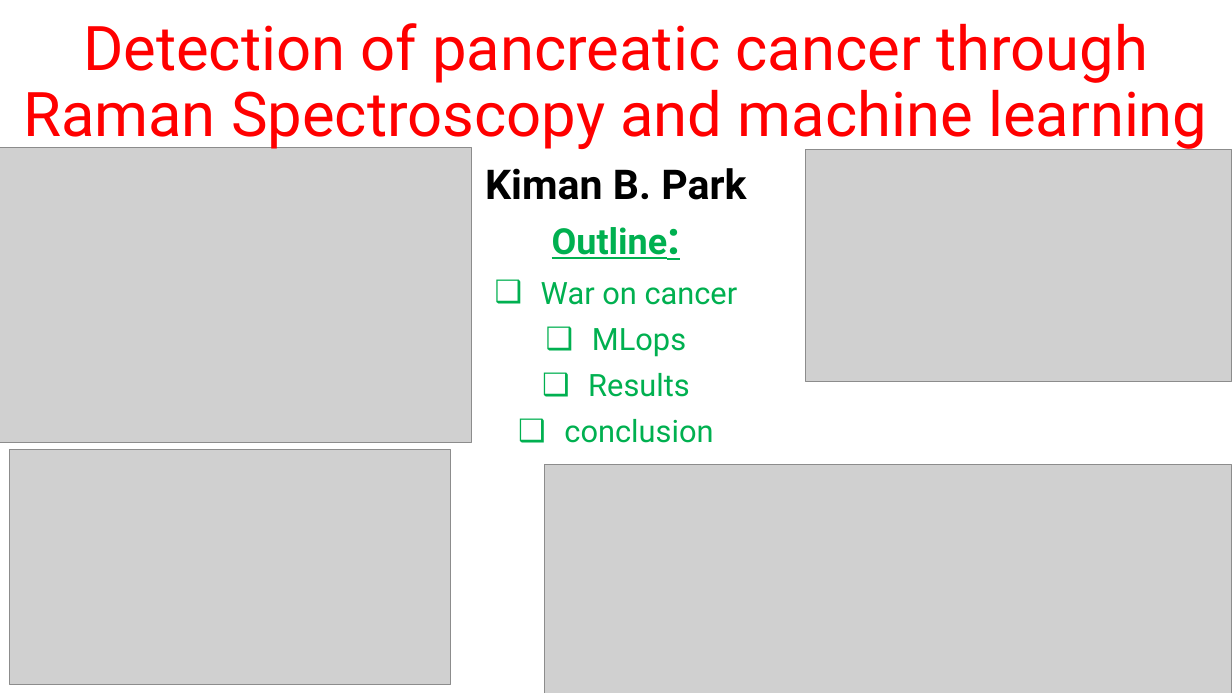
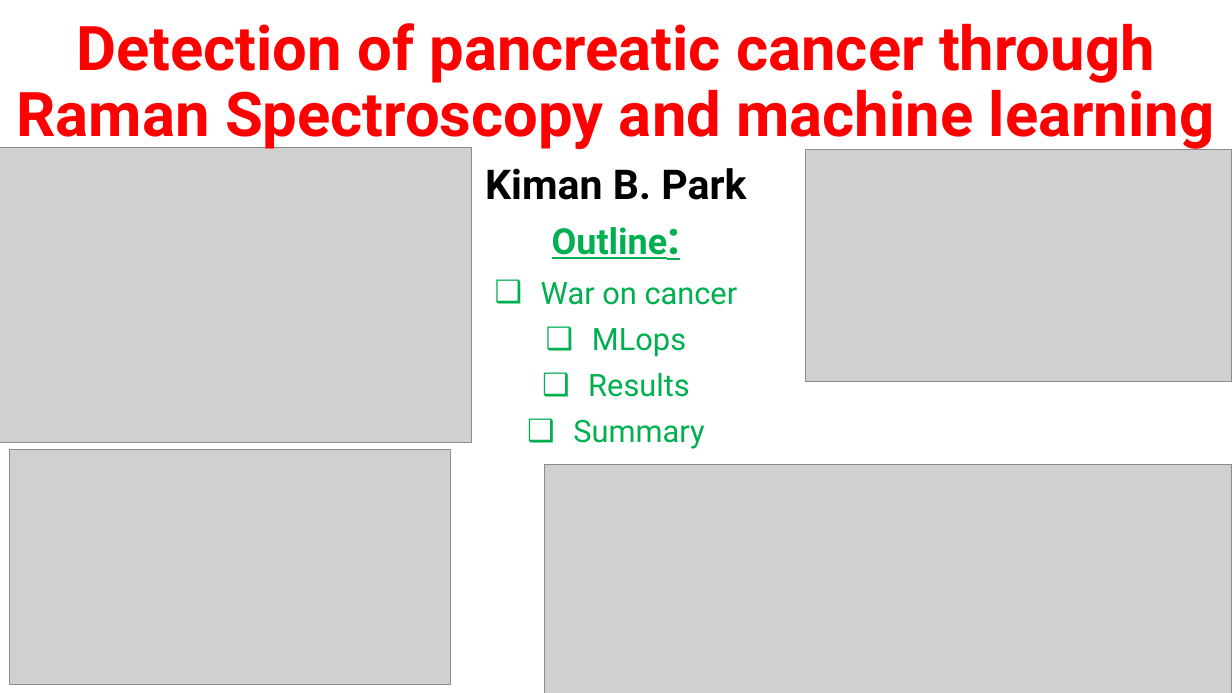
Before and after one commit to kpark11/Springboard, a slide deck: slide 1 of Capstone-Project/SERS_Raman_Pancreatic_Cancer/Capstone_Presentation.pptx. Drawn at 1232x693 pixels with LibreOffice and Linux fonts; fonts in the diff are those of the drawing; grey boxes stand for pictures. Boxes give left, top, right and bottom in pixels: in the first picture for what was removed or moved away, otherwise in the second. Text is boxed around its words. In the diff, an @@ line names an element or a change of style, - is before the commit and + after.

```diff
--- a/Capstone-Project/SERS_Raman_Pancreatic_Cancer/Capstone_Presentation.pptx
+++ b/Capstone-Project/SERS_Raman_Pancreatic_Cancer/Capstone_Presentation.pptx
@@ title "Detection of pancreatic cancer through ..." at (17,23,1215,151): bold on @@
@@ text at (573,419,704,449): text changed @@
-❑ conclusion
+❑ Summary
```
Also in this commit, not shown: 1 other slide changed, 1 other file.
